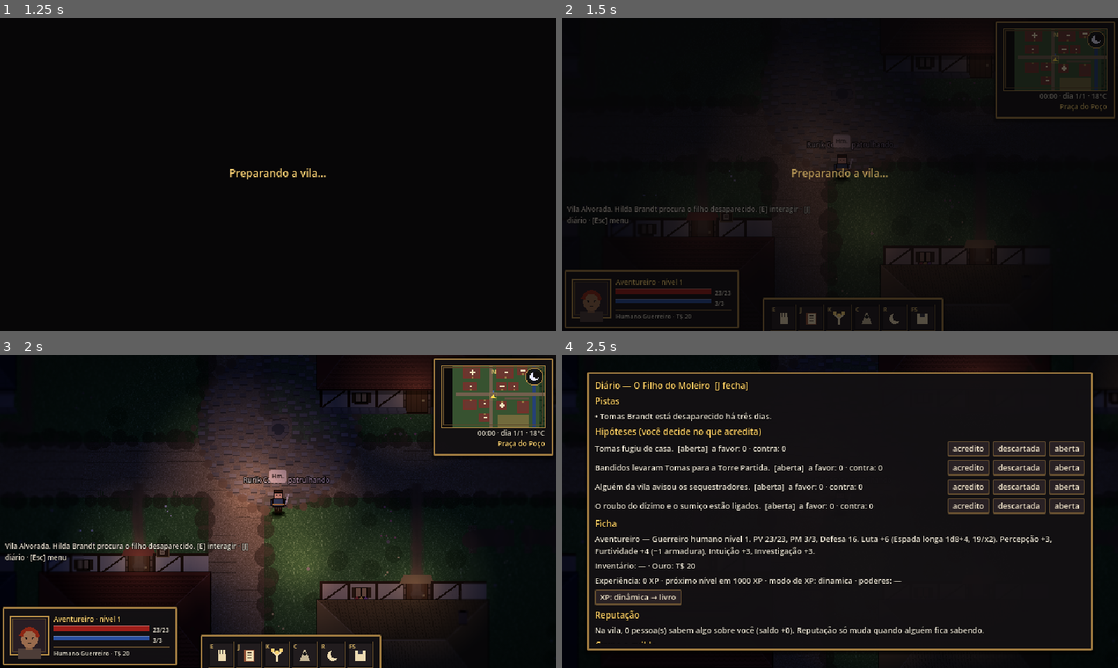
Above: before the commit, frames 1-4 (two rows, left to right).
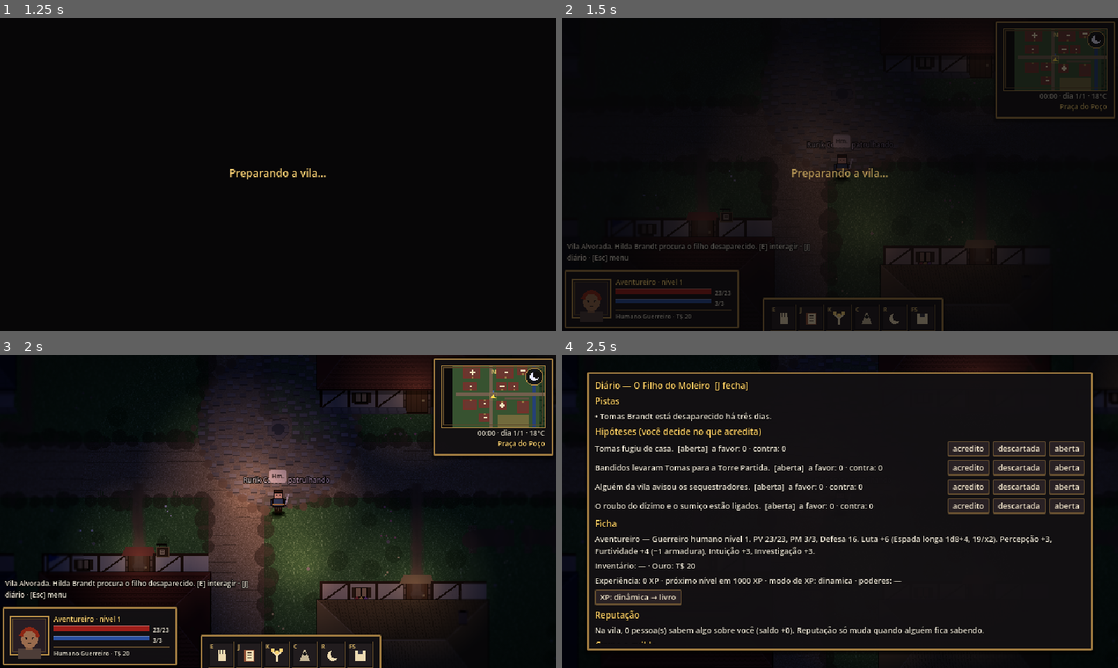
Above: after the commit, the same moments.

Repository: Vihtones/Cronicas-de-arton-1
Game: Godot game, scene res://scenes/main.tscn
Two runs of this game, one before a commit and one after it. Both use one fixed random seed, a clock stepped at 60 frames per second and the inputs below.
Inputs (mouse positions are in pixels of both pictures, inside the frame that each line leads up to):
- Up to frame 1 (1.25 s): click "Novo jogo — Aventureiro (Guer…" at 0.5 s
- Up to frame 2 (1.5 s): click (784, 318) at 1.27 s
- Up to frame 3 (2 s): no input
- Up to frame 4 (2.5 s): click (812, 655) at 2.02 s

Frame 1 is identical in both runs. In frame 2, 0.8% of the frame differs, in the area x 0-45%, y 60-78%; in frame 3, 1.2%, in the area x 0-45%, y 59-78%; in frame 4, nothing differs.

Commit message:
UI: registro de mensagens ancorado acima do HUD (não cobre retrato nem barra de ações)
Co-Authored-By: Claude Sonnet 5.5 <noreply@anthropic.com>
Claude-Session: https://claude.ai/code/session_01HZtRiEACHZcGjMf5GEYDgx

Diff:
--- a/src/presentation/ui/ui_root.gd
+++ b/src/presentation/ui/ui_root.gd
@@ -270,8 +270,11 @@
 	signals_label.add_theme_color_override("font_color", Color(0.8, 0.9, 1.0))
 	root.add_child(signals_label)
 	log_box = VBoxContainer.new()
-	log_box.position = Vector2(6, 214)
-	log_box.size = Vector2(300, 72)
+	log_box.set_anchors_preset(Control.PRESET_BOTTOM_LEFT)   # ancorado acima do HUD e cresce para cima (não cobre o retrato)
+	log_box.offset_left = 6
+	log_box.offset_right = 306
+	log_box.offset_bottom = -78
+	log_box.grow_vertical = Control.GROW_DIRECTION_BEGIN
 	log_box.add_theme_constant_override("separation", 0)
 	log_box.mouse_filter = Control.MOUSE_FILTER_IGNORE
 	root.add_child(log_box)
@@ -326,6 +329,9 @@
 		c.queue_free()
 	for i in _log_lines.size():
 		var l := _label(_log_lines[i], 8)
+		l.custom_minimum_size = Vector2(300, 0)
+		l.add_theme_color_override("font_outline_color", Color(0, 0, 0, 0.9))   # legível sobre qualquer fundo
+		l.add_theme_constant_override("outline_size", 3)
 		l.modulate.a = 0.45 + 0.55 * float(i + 1) / _log_lines.size()
 		log_box.add_child(l)
 
Not shown, changed: CHANGELOG.md
